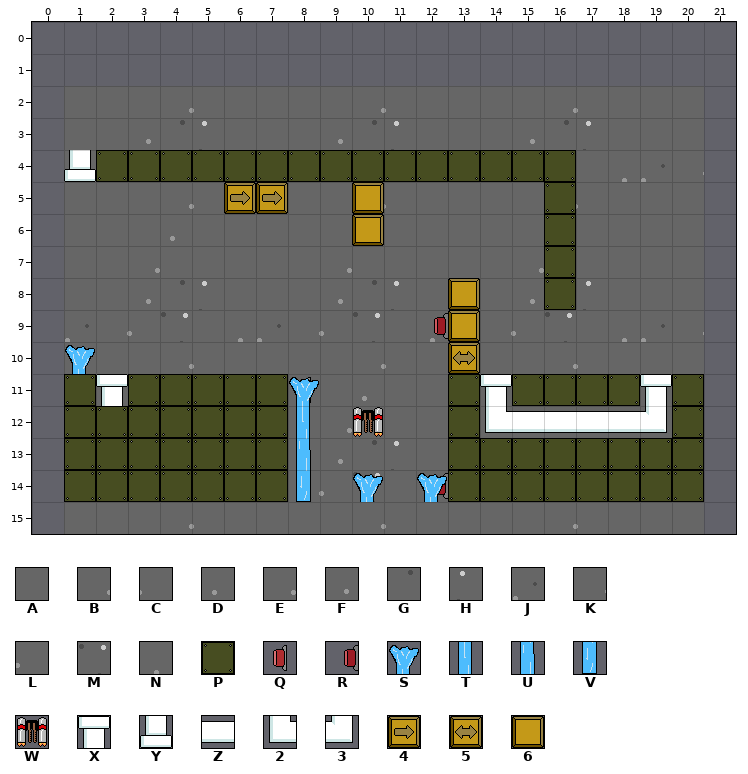
An edit to a level. Tiled map, Content/Demo.tmx. This is how it looked before the edit.
Cells are 32x32 px. Shown: x 0..21, y 0..15. The old version is drawn lined up with the new one.
Key: from "background": A 0, B 3, C 4, D 9, E 14, F 20, G 21, H 22, J 24, K 25, L 26, M 27, N 29; from "brick": P 0; from "button": Q 0; from "button-left": R 7; from "geyser": S 0, T 1, U 2, V 3; from "jetpack": W 0; from "pipe": X 0, Y 1, Z 3, 2 4, 3 7; from "push_block": 4 0, 5 2, 6 3.
_ is an empty cell, # one hidden under a higher layer.
Layer "Background" before, first column x 0:
 0 ______________________
 1 ______________________
 2 _AAABCAAAABCAAAABCAAA_
 3 _AAFGHAAAFGHAAAFGHAAA_
 4 _J###############ANJK_
 5 _AAABCAAAABCAAAA#CAAA_
 6 _AAADAAAAADAAAAA#AAAA_
 7 _AAEAAAAAEAAAAAE#AAAA_
 8 _AAFGHAAAFGHAAAF#HAAA_
 9 _JKLMANJKLMANJKLMANJK_
10 _AAABCAAAABCAAAABCAAA_
11 _#A#####AADAA#A####A#_
12 _#######AEAAA#AEAAAA#_
13 _#######AFGHA########_
14 _#######KLMAN########_
15 _AAABCAAAABCAAAABCAAA_
Layer "Foreground" before, first column x 0:
 0 ______________________
 1 ______________________
 2 ______________________
 3 ______________________
 4 ______________________
 5 ______________________
 6 ______________________
 7 ______________________
 8 ______________________
 9 ______________________
10 ______________________
11 _P_PPPPP_____P_PPPP_P_
12 _PPPPPPP_____P______P_
13 _PPPPPPP_____PPPPPPPP_
14 _PPPPPPP_____PPPPPPPP_
15 ______________________
Layer "Objects" before, first column x 0:
 0 ______________________
 1 ______________________
 2 ______________________
 3 ______________________
 4 __PPPPPPPPPPPPPPP_____
 5 ______44__6_____P_____
 6 __________6_____P_____
 7 ________________P_____
 8 _____________6__P_____
 9 ____________R6________
10 _____________5________
11 ________Q_____________
12 __________W___________
13 ______________________
14 ____________R_________
15 ______________________
Layer "Geysers" before, first column x 0:
 0 ______________________
 1 ______________________
 2 ______________________
 3 ______________________
 4 _Y____________________
 5 ______________________
 6 ______________________
 7 ______________________
 8 ______________________
 9 ______________________
10 _S____________________
11 __X_____S_____X____X__
12 ________T_____2ZZZZ3__
13 ________U_____________
14 ________V_S_S_________
15 ______________________
New version:
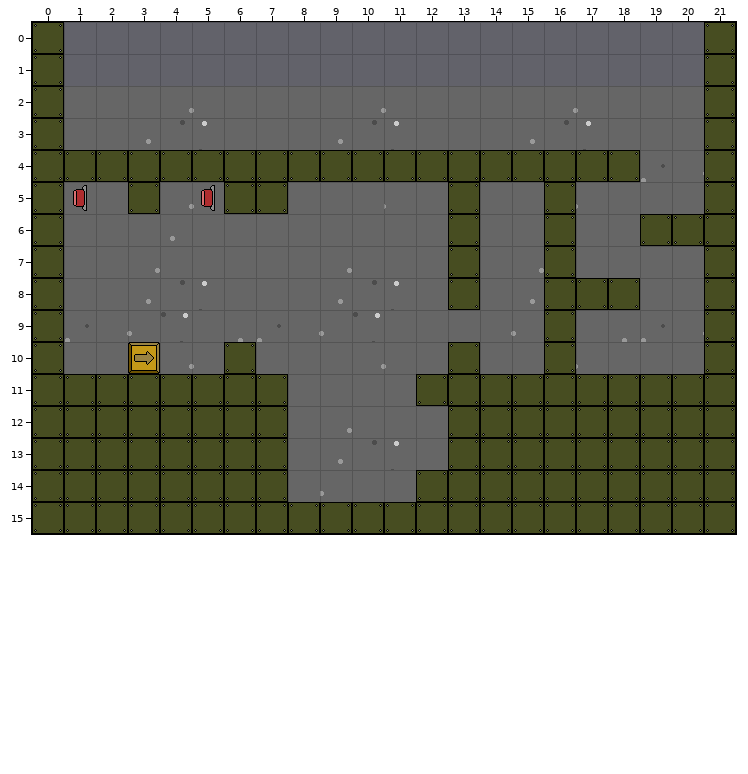
Change:
map size 20x16 -> 22x16 cells (old content now starts at 1,0; both pictures use the new coordinates)
Layer "Background":
Tile E gives way to one hidden under a higher layer in row 12 at x 15.
Tile J gives way to one hidden under a higher layer in row 4 at x 1.
The author changed tile A to tile P in row 15 at x 1 to 3, 6 to 9, 12 to 15 and 18 to 20.
The author changed tile B to tile P in row 15 at x 4, 10 and 16.
The author changed tile C to tile P in row 15 at x 5, 11 and 17.
Tile P now appears in rows 0 to 15 at x 0 and 21.
Layer "Foreground":
Tile 4 now appears in row 10 at x 3.
Tile A now appears in rows 5 to 6 at x 10; in row 9 at x 12 to 13; in row 10 at x 1; in rows 11 to 12 at x 8 and 10; in row 13 at x 8; in row 14 at x 8 and 10.
Tile P now appears in row 4 at x 1 and 17 to 18; in row 5 at x 3, 6 to 7 and 13; in row 6 at x 13 and 19 to 20; in row 7 at x 13; in row 8 at x 13 and 17 to 18; in row 9 at x 16.
Tile P now appears in row 10 at x 6, 13 and 16; in row 11 at x 2, 12, 14 and 19; in row 12 at x 14 to 19; in row 14 at x 12.
Tile Q now appears in row 5 at x 1 and 5.
Layer "Objects" (removed):
Tile 4 is gone in row 5 at x 6 to 7.
Tile 5 is gone in row 10 at x 13.
Tile 6 is gone in rows 5 to 6 at x 10; in rows 8 to 9 at x 13.
Tile Q is gone in row 11 at x 8.
Tile R is gone in row 9 at x 12; in row 14 at x 12.
Tile W is gone in row 12 at x 10.
Layer "Geysers" (removed):
Tile 2 is gone in row 12 at x 14.
Tile 3 is gone in row 12 at x 19.
Tile S is gone in row 10 at x 1; in row 11 at x 8; in row 14 at x 10 and 12.
Tile T is gone in row 12 at x 8.
Tile U is gone in row 13 at x 8.
Tile V is gone in row 14 at x 8.
Tile X is gone in row 11 at x 2, 14 and 19.
Tile Y is gone in row 4 at x 1.
Tile Z is gone in row 12 at x 15 to 18.
Pixel boxes of the changes (left, top, right, bottom) in both pictures:
changed: (32, 22, 736, 534)
